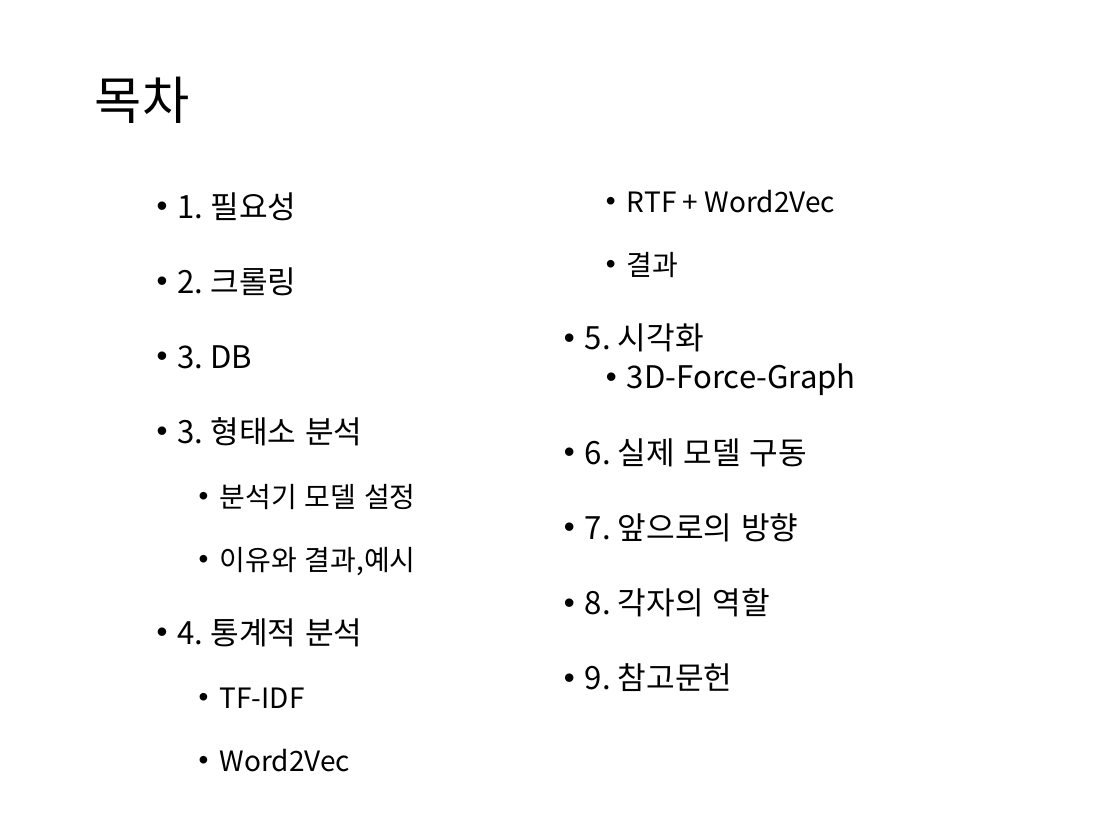
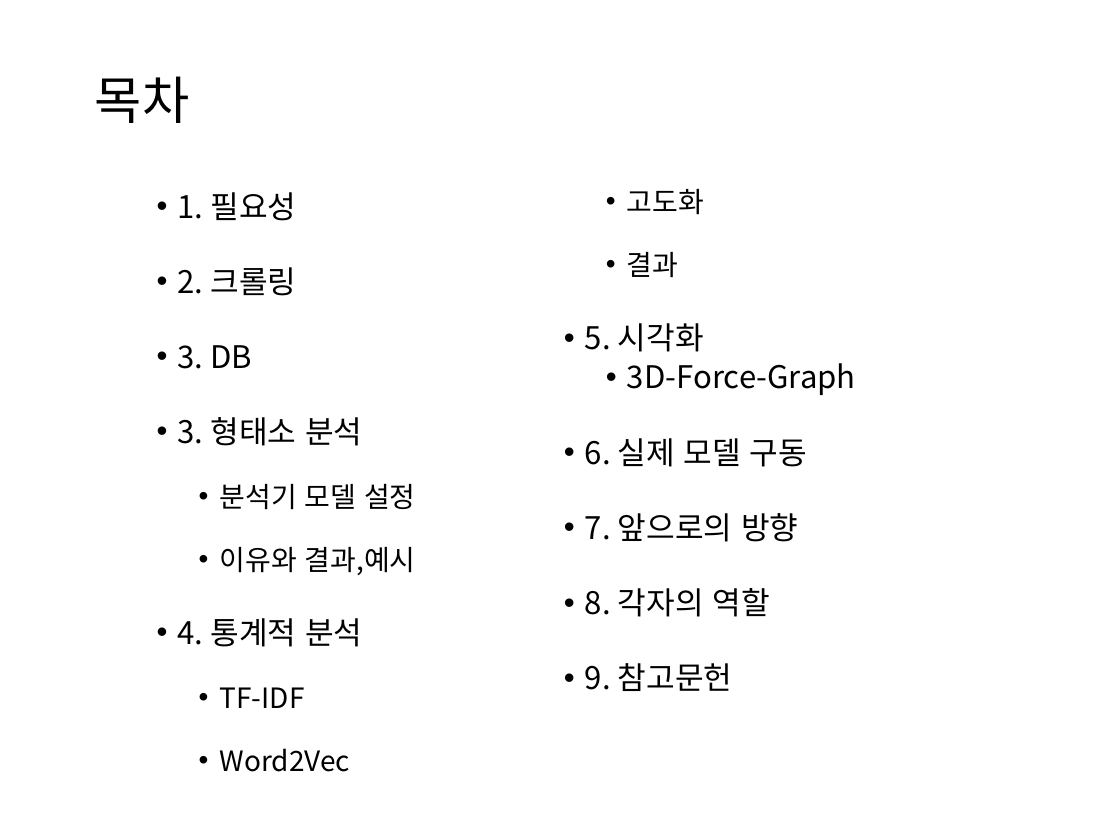
Before and after one commit to HaYongdae/issuewhatshow, a slide deck: slide 2 of doc/최종 PPT.pptx. Drawn at 1120x840 pixels with LibreOffice and Linux fonts; fonts in the diff are those of the drawing. Boxes give left, top, right and bottom in pixels: in the first picture for what was removed or moved away, otherwise in the second. Text is boxed around its words. In the diff, an @@ line names an element or a change of style, - is before the commit and + after.

```diff
--- a/doc/최종 PPT.pptx
+++ b/doc/최종 PPT.pptx
@@ text at bbox=[627, 189, 704, 215]: text changed @@
-  • RTF + Word2Vec
+  • 고도화
```
Also in this commit, not shown: 11 other slides changed, 2 slides added, 2 slides removed.
